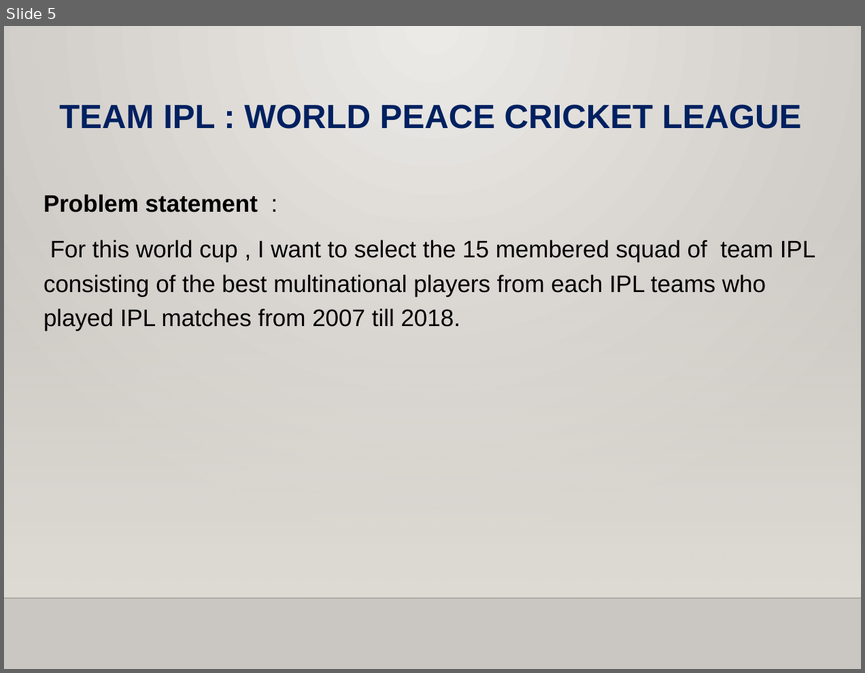
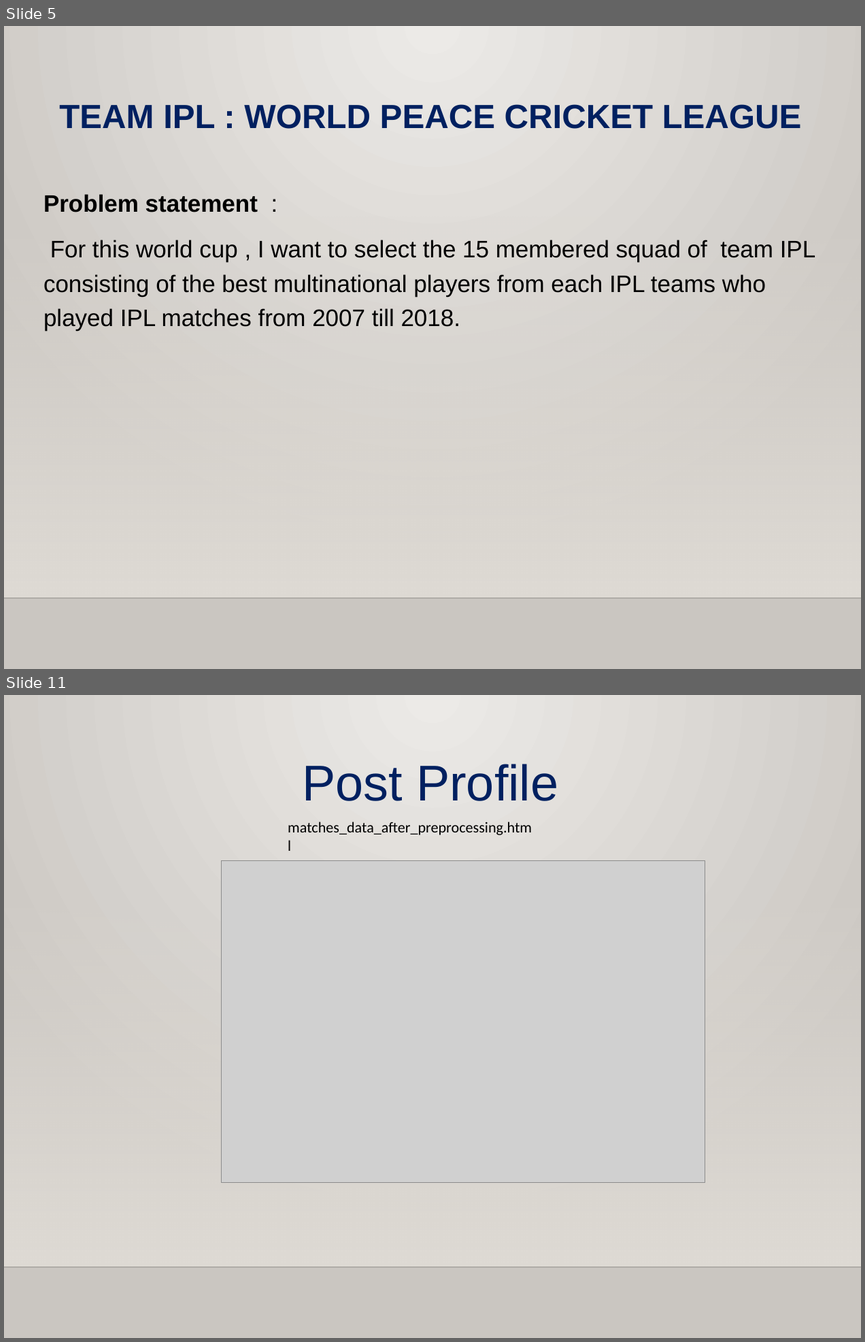
Before and after one commit to idhariharan/Hari-Iyer-INSAID-GCDAI-, a slide deck: Hari IyerMarch 2019 Cohort Term1 Project World Peace Cricket League.pptx. Shown one above the other, each under a label of ours: slide 5 before the commit, slides 5 and 11 after it; the slides between them are not shown. The pictures are 865x673 and 865x1342 pixels, drawn with LibreOffice and Linux fonts; fonts in the diff are those of the drawing; grey boxes stand for pictures; background and template pictures are left out. Boxes give left, top, right and bottom in pixels: in the first picture for what was removed or moved away, otherwise in the second. Text is boxed around its words. In the diff, an @@ line names an element or a change of style, - is before the commit and + after.

```diff
--- a/Hari IyerMarch 2019 Cohort Term1 Project World Peace Cricket League.pptx
+++ b/Hari IyerMarch 2019 Cohort Term1 Project World Peace Cricket League.pptx
@@ slide 11 added at box(4, 695, 861, 1338), background gradient #ECEAE7 to #CAC7C1; not listed: 2 template elements that a slide beside it also shows @@
@@ text added at box(302, 764, 558, 801), 60 pt, text #002060 @@
+Post Profile
@@ text added at box(288, 821, 532, 835), 18 pt, text #000000 @@
+matches_data_after_preprocessing.html
@@ picture added at box(222, 861, 705, 1182) @@
```
Also in this commit, not shown: 1 slide changed, 4 other slides added, 2 slides removed, 4 other files.
